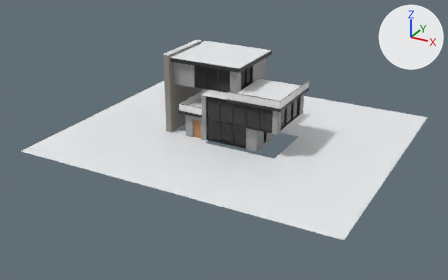
An edit to the glTF model public/houses/reine/reine.glb, drawn before and after from the same camera.
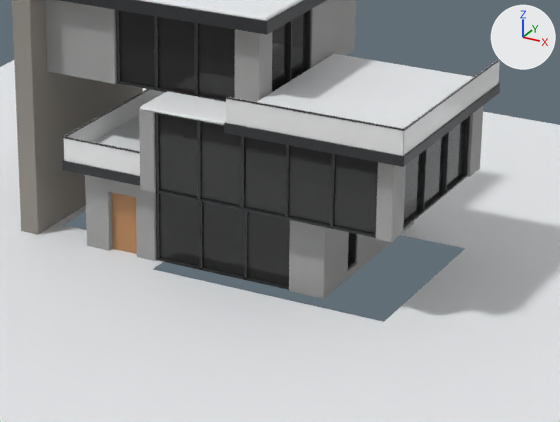
Each version appears first whole from a 50 mm lens placed at (34.4, -65.5, 31.4), pointed at (-0.1, -2.9, 0.0), and next in a close-up on the part from 36% to 73% of the width and 22% to 67% of the height. Every picture has the same lights, and +X, +Y and +Z are marked at upper right. The first two pictures are the older version. Where no turn or scale is listed for an object, it has been applied to the vertices. Vertices at exactly the same position are counted once.

The first close-up shows 'balustrade', 'glazing:base-front', 'glazing:bedroom-front', 'glazing:bedroom-side', 'glazing:living-front', 'glazing:living-side', 'plinth', 'shell' and 1 more.
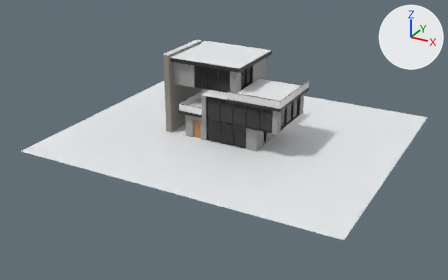
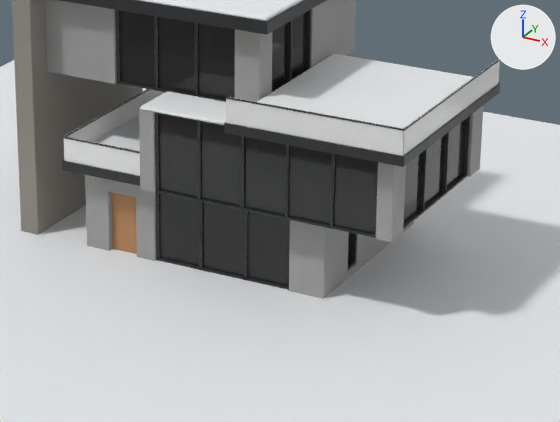
Edits to the bpy script that builds the scene:
```text
Change me_plinth:
    used by ob_plinth; location = (0.3, -0.1, 0.0)
    remove me_plinth.from_pydata(...)  # 2745 vertices, 5204 faces; spans x -20.3..20.3, y -17.5..17.5, z 0.0
    add me_plinth.from_pydata(...)  # 2970 vertices, 5724 faces; spans x -20.3..20.3, y -17.5..17.5, z 0.0
    me_plinth part 1
    13 vertices are added at x -1.6..7.3, y -2.6, z 0.0
    13 new vertices lie (0.0, 0.4, 0.0) away from vertices in x -1.6..7.3, y -4.6, z 0.0
    13 new vertices lie (0.0, 0.7, 0.0) away from vertices in x -1.6..7.3, y -4.2, z 0.0
    13 new vertices lie (0.0, 0.7, 0.0) away from vertices in x -1.6..7.3, y -3.5, z 0.0
    20 new vertices lie (0.0, 0.5, 0.0) away from vertices in x -6.5..7.3, y -2.6, z 0.0
    20 new vertices lie (0.0, 0.7, 0.0) away from vertices in x -6.5..7.3, y -2.1, z 0.0
    20 new vertices lie (0.0, 0.7, 0.0) away from vertices in x -6.5..7.3, y -1.4, z 0.0
    20 new vertices lie (0.0, 0.7, 0.0) away from vertices in x -6.5..7.3, y -0.7, z 0.0
    20 new vertices lie (0.0, 0.7, 0.0) away from vertices in x -6.5..7.3, y 0.0, z 0.0
    20 new vertices lie (0.0, 0.7, 0.0) away from vertices in x -6.5..7.3, y 0.7, z 0.0
    20 new vertices lie (0.0, 0.7, 0.0) away from vertices in x -6.5..7.3, y 1.4, z 0.0
    11 new vertices lie (0.0, 0.7, 0.0) away from vertices in x -6.5..0.8, y 2.1, z 0.0
    11 new vertices lie (0.0, 0.7, 0.0) away from vertices in x -6.5..0.8, y 2.8, z 0.0
    11 new vertices lie (0.0, 0.7, 0.0) away from vertices in x -6.5..0.8, y 3.5, z 0.0
    520 new faces join them
```

Boxes (x1, y1, x2, y2) around the edits, measured in the close-ups (560 x 422 px):
part 1 of me_plinth, added: after (64, 211, 465, 322)
